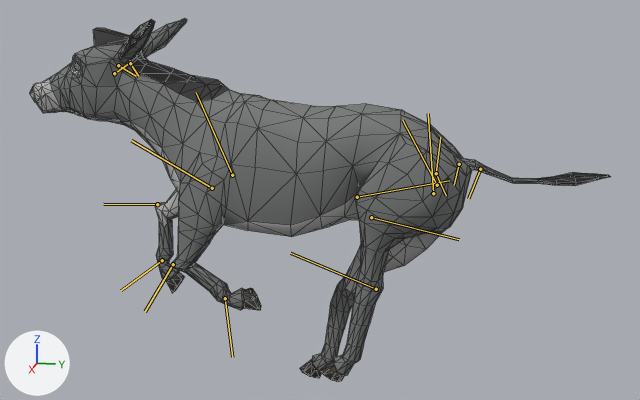
Before and after pictures for a commit that changed the glTF model priv/models/donkey.mid.glb.
One viewpoint serves both versions: a 50 mm lens placed at (3.37, 0.91, 1.66), pointed at (0.0, 0.23, 0.82). The lights are fixed; the arrows at lower left show +X, +Y and +Z. The older version comes first. Both versions are drawn at frame 5 of the action 'run'; the numbers are the values there. The bones that change, and the others that lie on the model, are drawn over the model as lines. Mesh edges are drawn as thin lines.

Objects in the first picture: 'donkey_mesh'.
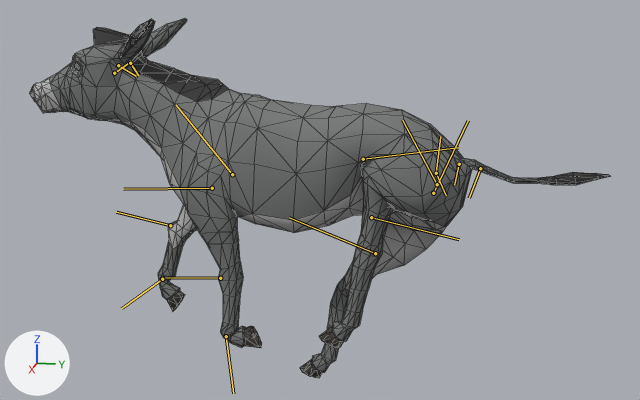
The edits, one by one:
Bone 'front_upper_l' (bone_front_upper_l) turns from (-20, -1, -1) to (12, -1, -1) degrees about its own x, y and z.
Bone 'front_lower_l' (bone_front_lower_l) turns from (74, 0, 0) to (-13, 0, 0) degrees about its own x, y and z.
Bone 'front_foot_l' (bone_front_foot_l) turns from (68, 1, -1) to (123, 1, 0) degrees about its own x, y and z.
Bone 'front_upper_r' (bone_front_upper_r) turns from (-58, 0, 0) to (-42, 0, 0) degrees about its own x, y and z.
Bone 'front_lower_r' (bone_front_lower_r) turns from (56, 0, 0) to (26, 0, 0) degrees about its own x, y and z.
Bone 'front_foot_r' (bone_front_foot_r) turns from (65, 1, -1) to (78, 1, 0) degrees about its own x, y and z.
Bone 'hind_upper_l' (bone_hind_upper_l) turns from (-27, -5, 6) to (-56, -2, 6) degrees about its own x, y and z.
Bone 'hind_lower_l' (bone_hind_lower_l) turns from (-17, 3, 1) to (-42, 4, 1) degrees about its own x, y and z.
Bone 'hind_foot_l' (bone_hind_foot_l) turns from (18, -1, -4) to (22, -3, -5) degrees about its own x, y and z.

Where the change shows, as pixel boxes (x1, y1, x2, y2) in the pictures (640 x 400 px):
'donkey_mesh', posed
    before: (29, 18, 611, 382)
    after: (29, 18, 610, 378)
bone 'front_upper_l', root to tip
    before: (212, 188) to (131, 140)
    after: (212, 188) to (123, 189)
bone 'front_lower_l', root to tip
    before: (173, 264) to (145, 311)
    after: (220, 278) to (161, 277)
bone 'front_foot_l', root to tip
    before: (225, 298) to (232, 357)
    after: (226, 336) to (233, 393)
bone 'front_upper_r', root to tip
    before: (232, 175) to (196, 92)
    after: (232, 174) to (176, 105)
bone 'front_lower_r', root to tip
    before: (157, 204) to (103, 204)
    after: (170, 225) to (116, 212)
bone 'front_foot_r', root to tip
    before: (162, 260) to (121, 290)
    after: (162, 279) to (121, 308)
bone 'hind_upper_l', root to tip
    before: (433, 193) to (428, 113)
    after: (433, 193) to (468, 120)
bone 'hind_lower_l', root to tip
    before: (357, 197) to (449, 180)
    after: (363, 159) to (458, 147)
bone 'hind_foot_l', root to tip
    before: (376, 289) to (290, 253)
    after: (375, 253) to (289, 217)
